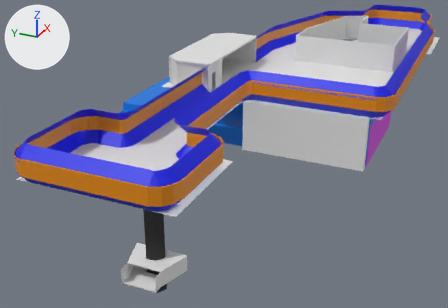
What one commit did to the Blender file Assets/Scenes/Chapter1-1/Models/Chapter1-1Mesh.blend.
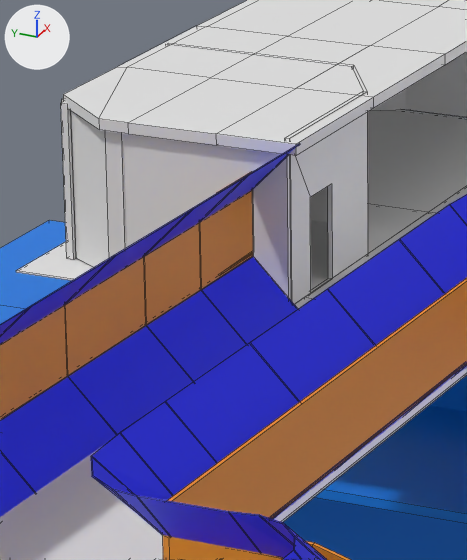
Each version appears first from a 50 mm lens placed at (-89.0, -41.9, 43.0), pointed at (-11.4, -7.0, 4.2), and next in a close-up on the part from 35% to 53% of the width and 13% to 44% of the height. The lights are fixed; the arrows at upper left show +X, +Y and +Z. The close-ups show mesh edges as thin lines.
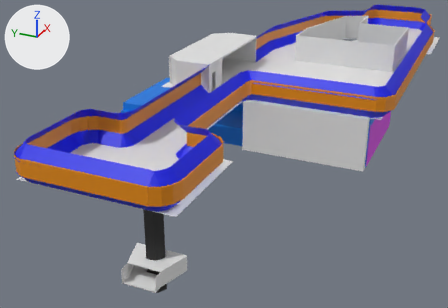
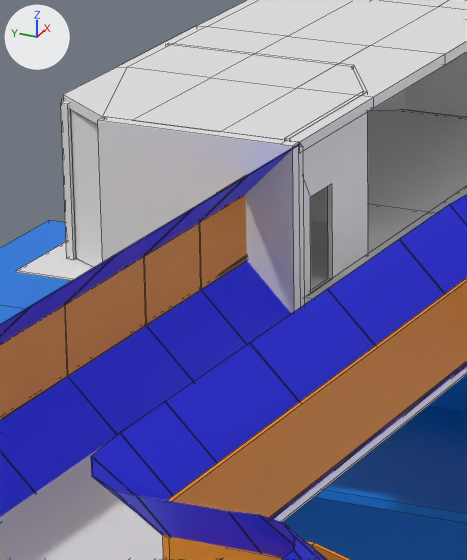
The change, as a diff of the scene's bpy script:
```diff
--- a/Assets/Scenes/Chapter1-1/Models/Chapter1-1Mesh.blend.py
+++ b/Assets/Scenes/Chapter1-1/Models/Chapter1-1Mesh.blend.py
@@ me_cube @@
 me_cube.from_pydata(...)  # 8 vertices, 6 faces; spans x -1.0..1.0, y -0.8..1.0, z -1.0..1.0
 # used by ob_cube; location = (-8.68, -0.92, 14.7); scale = (0.109, 2.92, 2.16)
 # verts and faces of me_cube; kept vertices keep their numbers, new ones are numbered from 8
 # before: 0 (-1.0, -0.8, -1.0), 1 (-1.0, -0.8, 1.0), 2 (-1.0, 1.0, -1.0), 3 (-1.0, 1.0, 1.0), 4 (1.0, -0.8, -1.0)
 # before: 5 (1.0, -0.8, 1.0), 7 (1.0, 1.0, 1.0)
+# me_cube part 1
+delete_vertices([1])  # with the faces that use them
+verts[3] = (-1.0, 1.0, 1.08)  # moved, pixel (104, 116)
+for new, old in zip([8, 9, 10], [0, 4, 5]): verts[new] = verts[old] + (0.0, -0.12, 0.0)
+for new, old in zip([*range(11, 15)], [0, 2, 3, 8]): verts[new] = verts[old] + (-3.47, 0.0, 0.0)
+verts[15] = (-1.0, -0.8, 1.08)  # pixel (286, 140)
+verts[16] = (-1.0, -0.92, 1.08)  # pixel (298, 141)
+verts[17] = (-4.47, -0.8, 1.08)  # pixel (280, 144)
+verts[18] = (-4.47, -0.92, 1.08)  # pixel (292, 145)
+faces += [(5, 15, 16, 10), (3, 15, 5, 7), (8, 9, 10, 16), (4, 5, 10, 9), (0, 4, 9, 8), (15, 17, 18, 16)]
+faces += [(11, 14, 18, 17, 13, 12), (2, 12, 13, 3), (0, 11, 12, 2), (8, 16, 18, 14), (0, 8, 14, 11), (3, 13, 17, 15)]
@@ me_plane_003 @@
 me_plane_003.from_pydata(...)  # 50 vertices, 48 faces; spans x -1.0..1.0, y -0.94..0.56, z -0.15..0.0
 # used by ob_plane_001; location = (0.62, 1.22, 17.03); scale = (9.59, 5.12, 1.99)
 # before: 0 (-1.0, -0.94, 0.0) at pixel (295, 144), 4 (-1.0, 0.0, 0.0) at pixel (127, 122), 9 (-1.0, -0.5, 0.0) at pixel (215, 133), 13 (-1.0, 0.17, 0.0) at pixel (98, 118), 25 (-1.0, -0.94, -0.15) at pixel (295, 155)
 # before: 29 (-1.0, 0.0, -0.15) at pixel (128, 133), 34 (-1.0, -0.5, -0.15) at pixel (216, 145), 38 (-1.0, 0.17, -0.15) at pixel (99, 129)
+# me_plane_003 part 2
+for i in [0, 4, 9, 13, 25, 29, 34, 38]: me_plane_003.vertices[i].co += Vector((0.02, 0.0, 0.0))
```

Changed parts and their boxes [x1, y1, x2, y2] in the close-ups (467 x 560 px; the box of a moved part takes in the faces that stretch with it):
'Plane.001', reshaped: before [63, 0, 467, 156]; after [63, 0, 467, 151]
'Cube', reshaped: before [105, 131, 292, 301]; after [98, 117, 304, 313]
part 2 of me_plane_003, moved or reshaped: before [63, 67, 373, 156]; after [63, 67, 373, 151]
